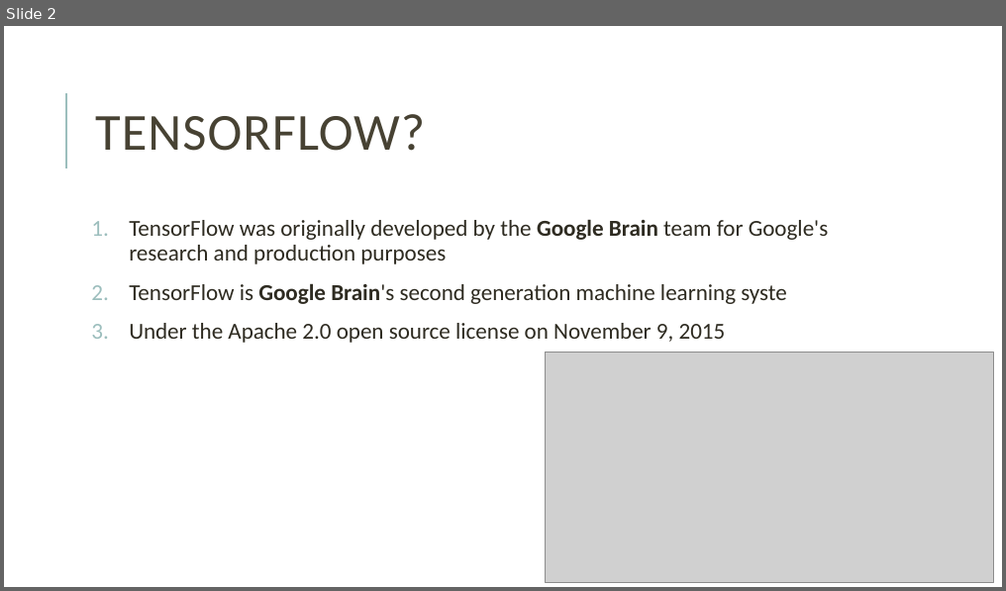
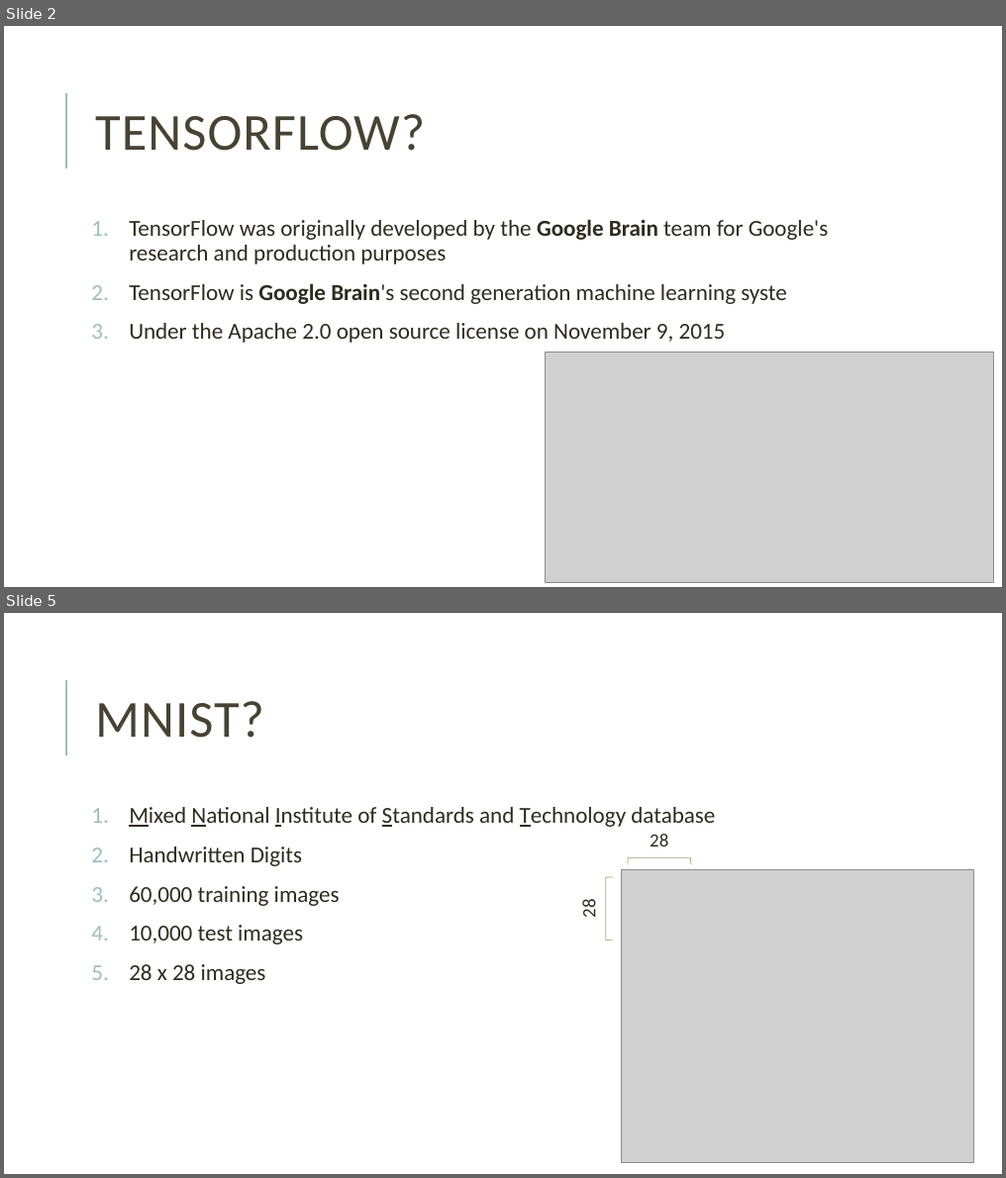
Before and after one commit to yoon-gu/tensorflow-tutorial, a slide deck: tensorflow_slides.pptx. Shown one above the other, each under a label of ours: slide 2 before the commit, slides 2 and 5 after it; the slides between them are not shown. The pictures are 1006x591 and 1006x1178 pixels, drawn with LibreOffice and Linux fonts; fonts in the diff are those of the drawing; grey boxes stand for pictures. Boxes give left, top, right and bottom in pixels: in the first picture for what was removed or moved away, otherwise in the second. Text is boxed around its words. In the diff, an @@ line names an element or a change of style, - is before the commit and + after.

```diff
--- a/tensorflow_slides.pptx
+++ b/tensorflow_slides.pptx
@@ slide 5 added at <box>4,613,1002,1174</box>, background #FFFFFF; not listed: 1 template element that a slide beside it also shows @@
@@ title added at <box>95,701,264,738</box>, 50 pt, text #474233 @@
+MNIST?
@@ text added at <box>129,807,715,984</box>, 22 pt, text #2E2B21 @@
+1. Mixed National Institute of Standards and Technology database
+2. Handwritten Digits
+3. 60,000 training images
+4. 10,000 test images
+5. 28 x 28 images
@@ left bracket added at <box>606,877,613,940</box>, outline #A9A57C 0.75 pt, 18 pt, text #2E2B21 @@
+28
@@ picture added at <box>622,869,973,1162</box> @@
@@ left bracket added at <box>628,858,691,864</box>, outline #A9A57C 0.75 pt, 18 pt, text #2E2B21 @@
+28
```
Also in this commit, not shown: 9 other slides added, 1 slide removed.
